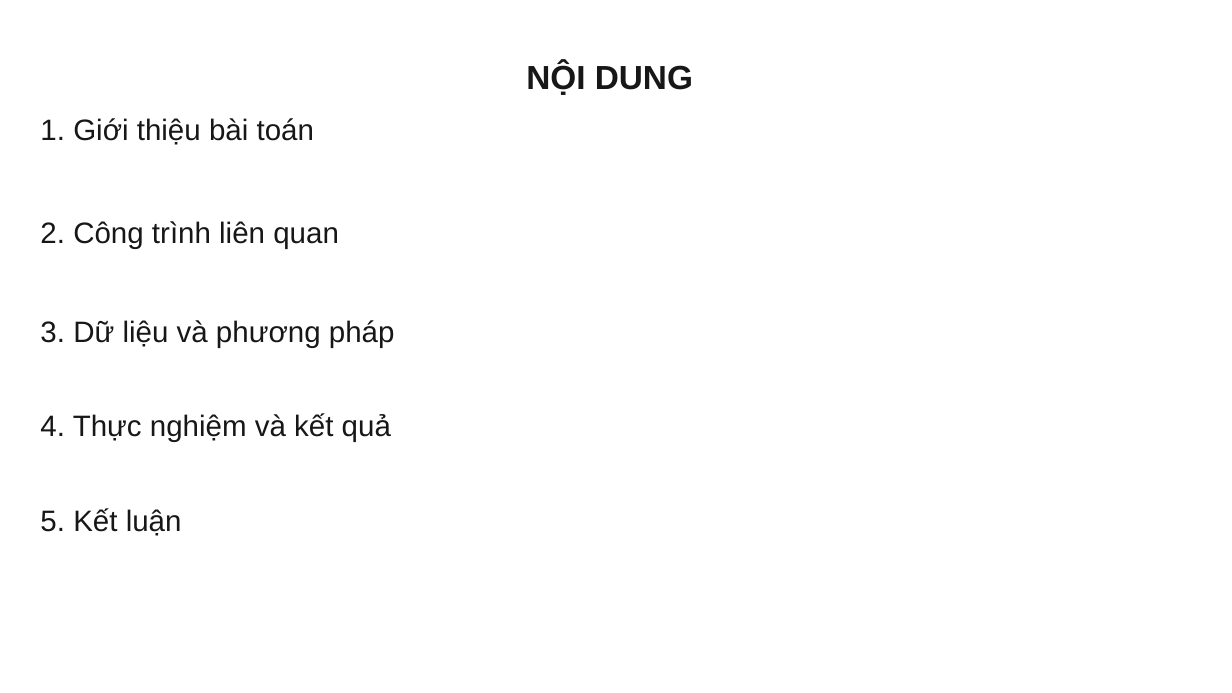
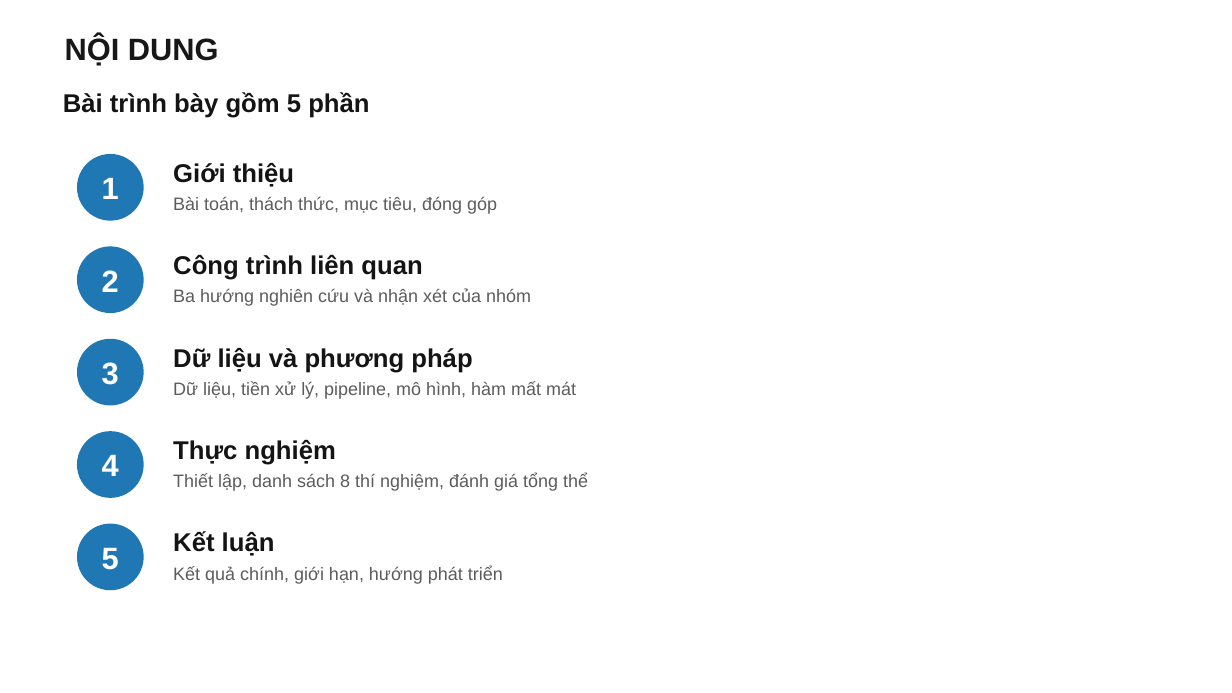
Before and after one commit to bjruly/sgu_finalproject_machinelearning_2026-2027, a slide deck: slide 2 of docs/Nhom10__Slide.pptx. Drawn at 1232x693 pixels with LibreOffice and Linux fonts; fonts in the diff are those of the drawing. Boxes give left, top, right and bottom in pixels: in the first picture for what was removed or moved away, otherwise in the second. Text is boxed around its words. In the diff, an @@ line names an element or a change of style, - is before the commit and + after.

Commit message:
Rework slides to follow the course report structure
- Thêm thách thức, đóng góp, thiết lập và độ đo, danh sách 8 thí nghiệm
  trước kết quả, hàm mất mát, importance của RF, độ chắc chắn (bootstrap,
  seed, epoch MLP), phân tích overfitting, đánh giá tổng thể, hướng phát
  triển; ghi chú trình bày cho mọi slide.
- Công trình liên quan viết lại theo ba bài gốc (Seng, Bekkar, Wei).
- Bảng sai số theo mức PM2.5 dùng biên mới; mọi bảng đọc số từ CSV.
- Chuyển chi tiết sang phụ lục B1–B9 và A.

```diff
--- a/docs/Nhom10__Slide.pptx
+++ b/docs/Nhom10__Slide.pptx
@@ title "NỘI DUNG": place and size @@
-title "NỘI DUNG" at [526,62,693,95]
+title "NỘI DUNG" at [65,35,219,65]
@@ title "NỘI DUNG" at [65,35,219,65]: size 26 to 24 pt; alignment centre to left; line spacing 1 to 0.9; less space between paragraphs; vertical alignment top to middle @@
@@ text added at [63,92,369,118], 20 pt, text #141414, bold @@
+Bài trình bày gồm 5 phần
@@ ellipse added at [77,154,143,221], fill #1F77B4, 24 pt, text #FFFFFF, bold @@
+1
@@ text at [173,162,294,187]: text changed; size 23 to 20 pt; text colour #171717 to #141414; bold on @@
-1. Giới thiệu bài toán
+Giới thiệu
@@ text added at [173,197,497,214], 14 pt, text #5C5C5C @@
+Bài toán, thách thức, mục tiêu, đóng góp
@@ ellipse added at [77,247,143,313], fill #1F77B4, 24 pt, text #FFFFFF, bold @@
+2
@@ text at [173,254,422,280]: text changed; size 23 to 20 pt; text colour #171717 to #141414; bold on @@
-2. Công trình liên quan
+Công trình liên quan
@@ text added at [173,289,531,306], 14 pt, text #5C5C5C @@
+Ba hướng nghiên cứu và nhận xét của nhóm
@@ ellipse added at [77,339,143,406], fill #1F77B4, 24 pt, text #FFFFFF, bold @@
+3
@@ text at [173,347,472,373]: text changed; size 23 to 20 pt; text colour #171717 to #141414; bold on @@
-3. Dữ liệu và phương pháp
+Dữ liệu và phương pháp
@@ text added at [173,381,576,399], 14 pt, text #5C5C5C @@
+Dữ liệu, tiền xử lý, pipeline, mô hình, hàm mất mát
@@ ellipse added at [77,432,143,498], fill #1F77B4, 24 pt, text #FFFFFF, bold @@
+4
@@ text at [173,439,336,465]: text changed; size 23 to 20 pt; text colour #171717 to #141414; bold on @@
-4. Thực nghiệm và kết quả
+Thực nghiệm
@@ text added at [173,473,588,491], 14 pt, text #5C5C5C @@
+Thiết lập, danh sách 8 thí nghiệm, đánh giá tổng thể
@@ ellipse added at [77,524,143,591], fill #1F77B4, 24 pt, text #FFFFFF, bold @@
+5
@@ text at [173,531,275,556]: text changed; size 23 to 20 pt; text colour #171717 to #141414; bold on @@
-5. Kết luận
+Kết luận
@@ text added at [173,566,503,584], 14 pt, text #5C5C5C @@
+Kết quả chính, giới hạn, hướng phát triển
```
Also in this commit, not shown: 10 other slides changed, 20 slides added, 15 slides removed.
